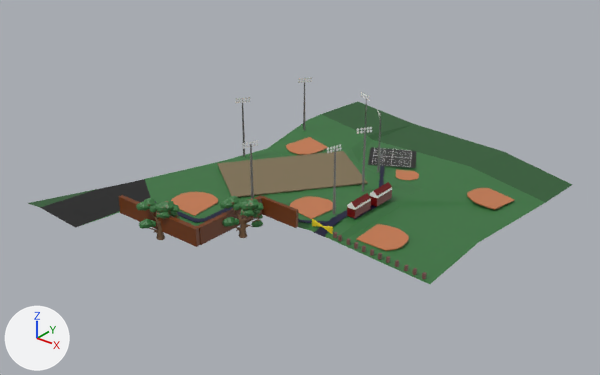
The glTF model public/assets/intcapefield.glb: old version first, new version second.
Camera for both pictures: a 50 mm camera at (1.535, -1.642, 0.402) aimed at (1.072, -1.064, 0.043). Lighting does not change. The marker at lower left points along +X, +Y and +Z. Vertices at the same position are counted once.

Objects in the first picture: 'Cape Field', 'capefield_lights', 'tree_Cube.001', 'tree_Cube.002'.
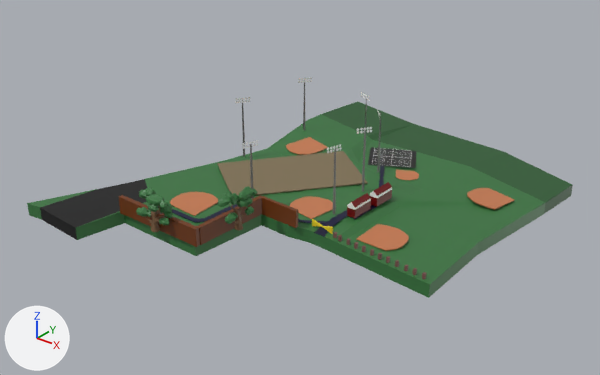
Location of each change, [x1, y1, x2, y2] in pixels of the pictures (600 x 375 px; the box of a moved part takes in the faces that stretch with it):
'Cape Field', reshaped (8% taller): before [28, 101, 572, 284]; after [27, 101, 573, 298]
'tree_Cube.001', reshaped, moved, turned: before [220, 196, 263, 238]; after [218, 186, 258, 230]
'tree_Cube.002', reshaped, moved, turned: before [136, 198, 180, 240]; after [136, 188, 173, 232]
part 1 of me_tree_cube_002, moved or reshaped: before [139, 211, 173, 240]; after [136, 206, 165, 232]
part 2 of me_tree_cube_002, moved or reshaped (not visible before): after [159, 217, 170, 226]
part 3 of me_tree_cube_002, moved or reshaped (not visible before): after [164, 213, 173, 218]
part 4 of me_tree_cube_002, moved or reshaped: before [169, 211, 178, 217]; after [159, 202, 172, 214]
part 5 of me_tree_cube_002, moved or reshaped: before [156, 201, 179, 212]; after [147, 195, 168, 209]
part 6 of me_tree_cube_002, moved or reshaped: before [156, 211, 170, 219]; after [148, 203, 158, 212]
part 7 of me_tree_cube_002, moved or reshaped: before [136, 198, 160, 213]; after [139, 188, 157, 203]
part 8 of me_untitled_design__63__016, built on: before [333, 207, 398, 243]; after [27, 185, 573, 298]
part 9 of me_untitled_design__63__016, recoloured: [28, 191, 88, 207] in both
part 10 of me_tree_cube_001, moved or reshaped: before [222, 209, 257, 238]; after [225, 197, 252, 230]
part 11 of me_tree_cube_001, moved or reshaped: before [251, 219, 263, 227]; after [245, 206, 254, 215]
part 12 of me_tree_cube_001, moved or reshaped: before [253, 209, 260, 217]; after [236, 195, 241, 207]
part 13 of me_tree_cube_001, moved or reshaped: before [240, 199, 263, 210]; after [239, 186, 258, 201]
part 14 of me_tree_cube_001, moved or reshaped: before [240, 209, 254, 217]; after [239, 197, 253, 207]
part 15 of me_tree_cube_001, moved or reshaped: before [220, 196, 244, 211]; after [218, 191, 239, 207]

Diff of the bpy script that builds the scene:
```diff
--- a/public/assets/intcapefield.glb.py
+++ b/public/assets/intcapefield.glb.py
@@ me_tree_cube_002 @@
 me_tree_cube_002.from_pydata(...)  # 1289 vertices, 2542 faces; spans x 1.0066..1.0431, y -1.2212..-1.19, z 0.0314..0.0707
+# me_tree_cube_002 part 1: the loose piece of 502 vertices spanning x 1.0122..1.0383, y -1.2212..-1.1954, z 0.0314..0.0635 is moved by (-1.0254, 1.205, -0.0538)
+# me_tree_cube_002 part 2: the loose piece of 80 vertices spanning x 1.0309..1.0399, y -1.2034..-1.1943, z 0.0414..0.049 is moved by (-1.0254, 1.205, -0.0538), in mat_grassmed (dark green #37743d)
+# me_tree_cube_002 part 3: the loose piece of 55 vertices spanning x 1.0294..1.0364, y -1.198..-1.1911, z 0.0472..0.0523 is moved by (-1.0254, 1.205, -0.0538), in mat_grassmed (dark green #37743d)
+# me_tree_cube_002 part 4: the loose piece of 109 vertices spanning x 1.0227..1.034, y -1.2019..-1.19, z 0.0484..0.0605 is moved by (-1.0254, 1.205, -0.0538), in mat_grassmed (dark green #37743d)
+# me_tree_cube_002 part 5: the loose piece of 183 vertices spanning x 1.0255..1.0431, y -1.2113..-1.1949, z 0.0599..0.0707 is moved by (-1.0254, 1.205, -0.0538), in mat_grassmed (dark green #37743d)
+# me_tree_cube_002 part 6: the loose piece of 85 vertices spanning x 1.0255..1.0381, y -1.2117..-1.2027, z 0.0545..0.0632 is moved by (-1.0254, 1.205, -0.0538), in mat_grassmed (dark green #37743d)
+# me_tree_cube_002 part 7: the loose piece of 275 vertices spanning x 1.0066..1.0261, y -1.2173..-1.2, z 0.0572..0.0701 is moved by (-1.0254, 1.205, -0.0538), in mat_grassmed (dark green #37743d)
 me_tree_cube_002.materials.append(mat_material_071)
@@ me_tree_cube_001 @@
 me_tree_cube_001.from_pydata(...)  # 1289 vertices, 2542 faces; spans x 1.066..1.1025, y -1.176..-1.1448, z 0.0344..0.0737
+# me_tree_cube_001 part 10: the loose piece of 502 vertices spanning x 1.0716..1.0977, y -1.176..-1.1502, z 0.0344..0.0665 is moved by (-1.0848, 1.1598, -0.0568)
+# me_tree_cube_001 part 11: the loose piece of 80 vertices spanning x 1.0903..1.0993, y -1.1582..-1.1491, z 0.0444..0.052 is moved by (-1.0848, 1.1598, -0.0568), in mat_grassmed (dark green #37743d)
+# me_tree_cube_001 part 12: the loose piece of 109 vertices spanning x 1.0821..1.0934, y -1.1567..-1.1448, z 0.0514..0.0635 is moved by (-1.0848, 1.1598, -0.0568), in mat_grassmed (dark green #37743d)
+# me_tree_cube_001 part 13: the loose piece of 183 vertices spanning x 1.0849..1.1025, y -1.1661..-1.1497, z 0.0629..0.0737 is moved by (-1.0848, 1.1598, -0.0568), in mat_grassmed (dark green #37743d)
+# me_tree_cube_001 part 14: the loose piece of 85 vertices spanning x 1.0849..1.0975, y -1.1665..-1.1575, z 0.0575..0.0662 is moved by (-1.0848, 1.1598, -0.0568), in mat_grassmed (dark green #37743d)
+# me_tree_cube_001 part 15: the loose piece of 275 vertices spanning x 1.066..1.0855, y -1.1721..-1.1548, z 0.0602..0.0731 is moved by (-1.0848, 1.1598, -0.0568), in mat_grassmed (dark green #37743d)
 me_tree_cube_001.materials.append(mat_material_071)
@@ me_untitled_design__63__016 @@
-me_untitled_design__63__016.from_pydata(...)  # 706 vertices, 1254 faces; spans x 0.89..1.27, y -1.253..-0.84, z 0.024..0.057
+me_untitled_design__63__016.from_pydata(...)  # 731 vertices, 1332 faces; spans x 0.89..1.27, y -1.253..-0.84, z 0.011..0.057
+# me_untitled_design__63__016 part 8: 1 vertex removed from x 1.153, y -1.119, z 0.037; 26 vertices added at x 0.891..1.27, y -1.253..-0.84, z 0.011..0.037
+# me_untitled_design__63__016 part 9: 1 face spanning x 0.89..0.917, y -1.252..-1.188, z 0.042..0.043 switches from mat_darkgreen (dark green #2a592f) to mat_grassmed (dark green #37743d)
 me_untitled_design__63__016.materials.append(mat_untitled_design__63)
@@ ob_tree_cube_002 @@
 ob_tree_cube_002 = bpy.data.objects.new('tree_Cube.002', me_tree_cube_002)
-ob_tree_cube_002.location = (0.0, 0.0, 0.0)
+ob_tree_cube_002.location = (1.0264, -1.2113, 0.0645)
+ob_tree_cube_002.rotation_euler = (0.0, 0.0, -0.633)  # degrees (0, 0, -36)
@@ ob_tree_cube_001 @@
 ob_tree_cube_001 = bpy.data.objects.new('tree_Cube.001', me_tree_cube_001)
-ob_tree_cube_001.location = (0.0, 0.0, 0.0)
+ob_tree_cube_001.location = (1.0805, -1.1615, 0.0645)
+ob_tree_cube_001.rotation_euler = (0.0, 0.0, 0.817)  # degrees (0, 0, 47)
```
